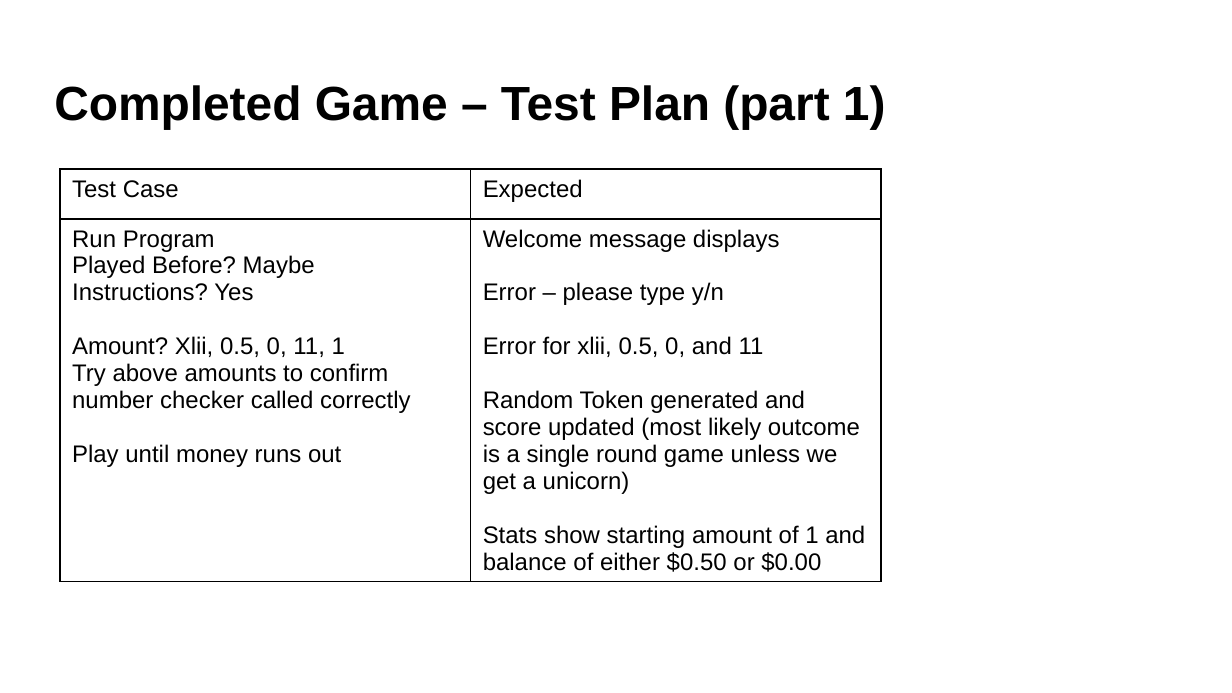
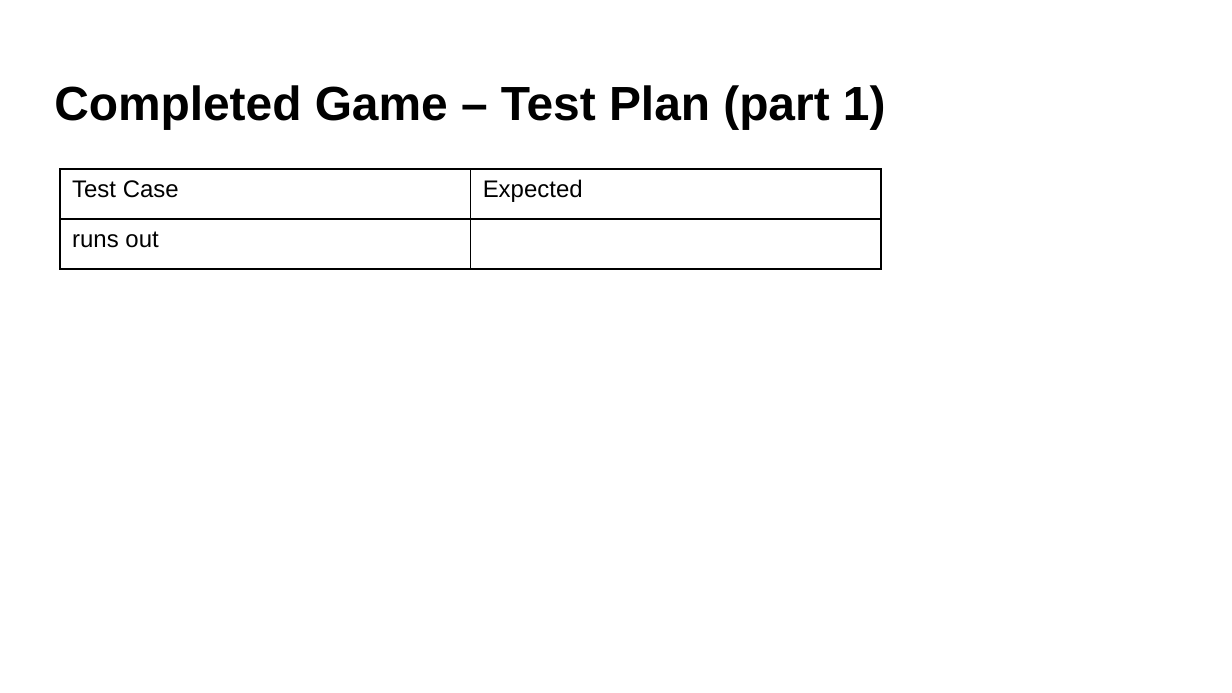
Before and after one commit to aspectnz/PEX, a slide deck: slide 14 of main/games/rock_paper_scissors/Rock Paper Scissors Documentation.pptx (slide 23 before the commit). Drawn at 1232x693 pixels with LibreOffice and Linux fonts; fonts in the diff are those of the drawing. Boxes give left, top, right and bottom in pixels: in the first picture for what was removed or moved away, otherwise in the second. Text is boxed around its words. In the diff, an @@ line names an element or a change of style, - is before the commit and + after.

```diff
--- a/main/games/rock_paper_scissors/Rock Paper Scissors Documentation.pptx
+++ b/main/games/rock_paper_scissors/Rock Paper Scissors Documentation.pptx
@@ table at [60, 169, 881, 269] @@
-row 2, column 1: Run Program / Played Before? Maybe / Instructions? Yes / Amount? Xlii, 0.5, 0, 11, 1 / Try above amounts to confirm number checker called correctly / Play until money runs out
+row 2, column 1: runs out
-row 2, column 2: Welcome message displays / Error – please type y/n / Error for xlii, 0.5, 0, and 11 / Random Token generated and score updated (most likely outcome is a single round game unless we get a unicorn) / Stats show starting amount of 1 and balance of either $0.50 or $0.00
+row 2, column 2: 
```
Also in this commit, not shown: 5 other slides changed, 4 slides added, 13 slides removed, 9 other files.
